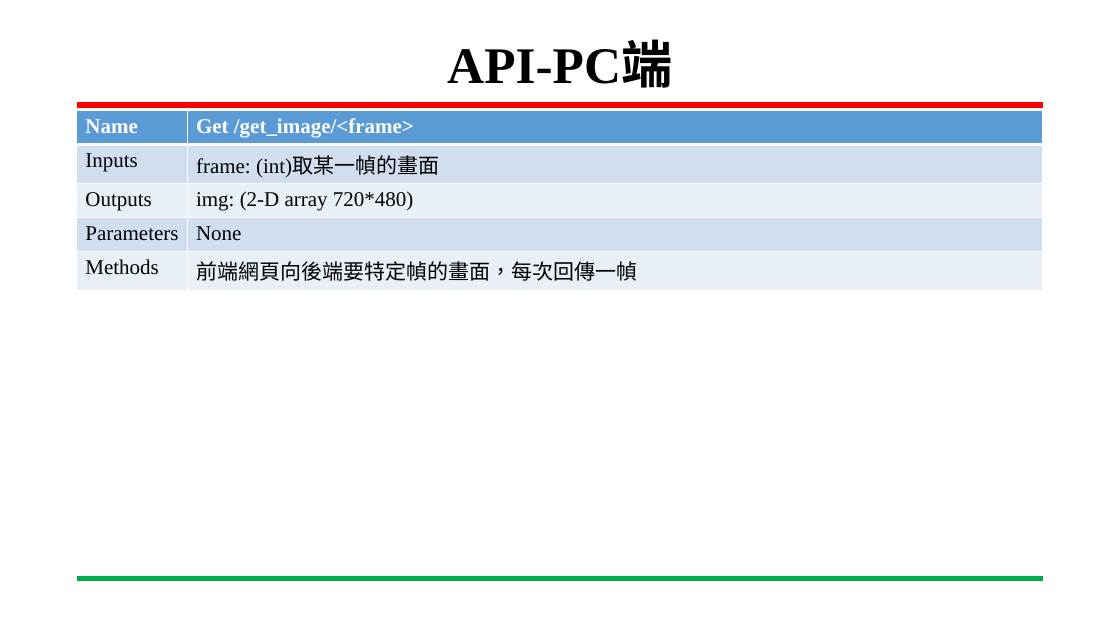
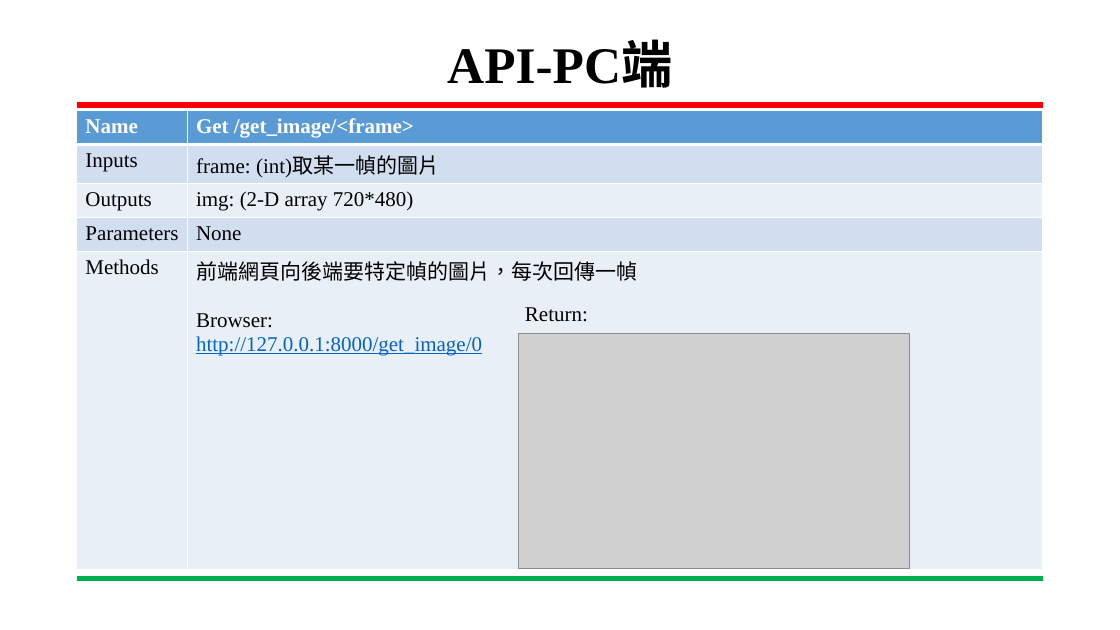
Before and after one commit to San-Zero/SOC_design_final_2023, a slide deck: slide 17 of documents/SOC_design_final.pptx (slide 11 before the commit). Drawn at 1120x630 pixels with LibreOffice and Linux fonts; fonts in the diff are those of the drawing; grey boxes stand for pictures; background and template pictures are left out. Boxes give left, top, right and bottom in pixels: in the first picture for what was removed or moved away, otherwise in the second. Text is boxed around its words. In the diff, an @@ line names an element or a change of style, - is before the commit and + after.

```diff
--- a/documents/SOC_design_final.pptx
+++ b/documents/SOC_design_final.pptx
@@ table at (77,110,1044,582) @@
-row 2, column 2: frame: (int)取某一幀的畫面
+row 2, column 2: frame: (int)取某一幀的圖片
-row 5, column 2: 前端網頁向後端要特定幀的畫面，每次回傳一幀
+row 5, column 2: 前端網頁向後端要特定幀的圖片，每次回傳一幀 / Browser: / http://127.0.0.1:8000/get_image/0
@@ text added at (525,307,588,322), 18 pt, text #000000 @@
+Return:
@@ picture added at (518,334,910,568) @@
```
Also in this commit, not shown: 11 other slides changed, 8 slides added, 1 slide removed, 2 other files.
